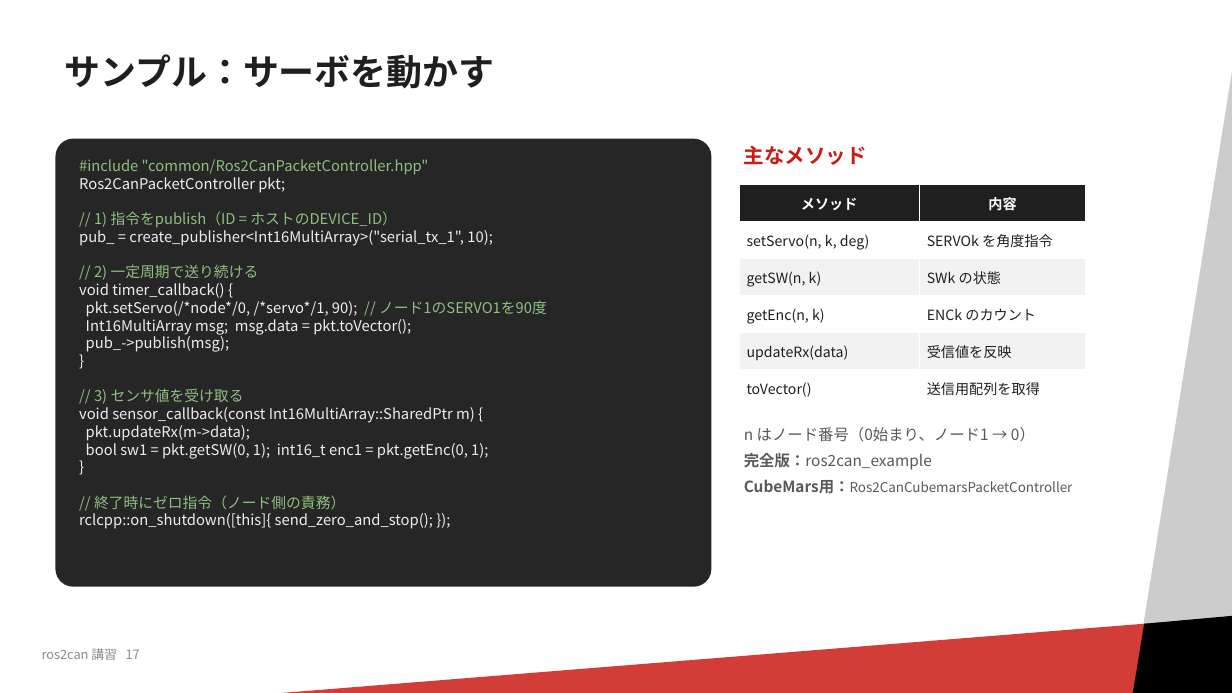
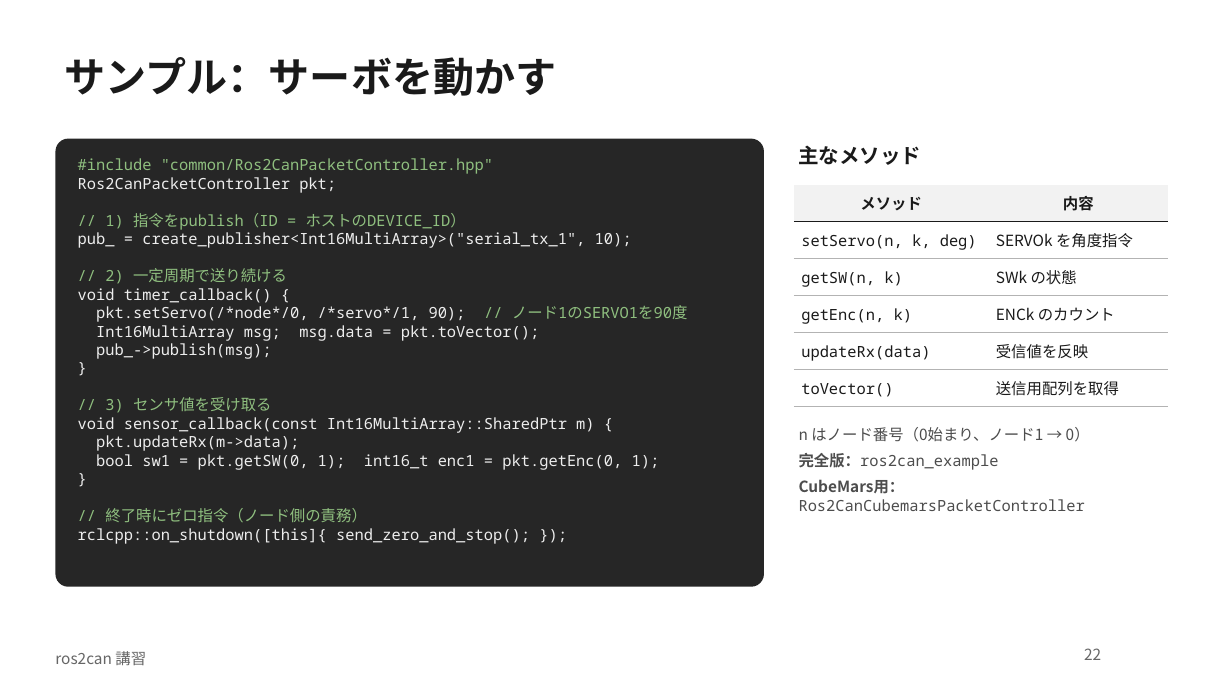
Before and after one commit to RRST-NHK-Project/rrst-ros2-ws-practice, a slide deck: slide 22 of docs/ros2can講習.pptx (slide 17 before the commit). Drawn at 1232x693 pixels with LibreOffice and Linux fonts; fonts in the diff are those of the drawing; background and template pictures are left out. Boxes give left, top, right and bottom in pixels: in the first picture for what was removed or moved away, otherwise in the second. Text is boxed around its words. In the diff, an @@ line names an element or a change of style, - is before the commit and + after.

Commit message:
講習資料

```diff
--- a/docs/ros2can講習.pptx
+++ b/docs/ros2can講習.pptx
@@ rectangle removed at box(1042, 17, 1232, 693) @@
@@ title "サンプル：サーボを動かす" at box(65, 57, 557, 96): size 28 to 32 pt, text colour #1F1F1F to #1A1A1A; line spacing 0.9 to 1 @@
@@ rounded rectangle "#include "common/Ros2CanPacketController.hpp"": place and size @@
-rounded rectangle "#include "common/Ros2CanPacketController.hpp"" at box(55, 139, 712, 587)
+rounded rectangle "#include "common/Ros2CanPacketController.hpp"" at box(55, 139, 764, 587)
@@ rounded rectangle "#include "common/Ros2CanPacketController.hpp"" at box(55, 139, 764, 587): size 11.5 to 12 pt, font Noto Sans CJK JP to Noto Sans Mono; proportions changed @@
@@ text "主なメソッド": place and size @@
-text "主なメソッド" at box(744, 145, 867, 165)
+text "主なメソッド" at box(799, 145, 922, 165)
@@ text "主なメソッド" at box(799, 145, 922, 165): text colour #CB1C14 to #1A1A1A @@
@@ table at box(794, 185, 1168, 407) @@
@@ fill #1F1F1F to #F2F2F2 in row 1 @@
@@ fill #FFFFFF to none in 6 cells @@
@@ fill #F2F2F2 to none in 4 cells @@
@@ size 11 to 12 pt, text colour #1F1F1F to #1A1A1A @@
@@ text colour #FFFFFF to #1A1A1A in "メソッド", "内容" @@
@@ font Noto Sans CJK JP to Noto Sans Mono in "setServo(n, k, deg)", "getSW(n, k)", "getEnc(n, k)", "updateRx(data)" and 1 more places @@
@@ borders changed @@
@@ table: place and size @@
-table at box(739, 185, 1086, 407)
+table at box(794, 185, 1168, 407)
@@ text "n はノード番号（0始まり、ノード1 → 0）": place and size @@
-text "n はノード番号（0始まり、ノード1 → 0）" at box(744, 427, 1073, 494)
+text "n はノード番号（0始まり、ノード1 → 0）" at box(799, 427, 1090, 511)
@@ text "n はノード番号（0始まり、ノード1 → 0）" at box(799, 427, 1090, 511): text colour #595959 to #4D4D4D; font Noto Sans CJK JP to Noto Sans Mono in "完全版：ros2can_example", "CubeMars用：Ros2CanCubemarsPacketController"; size 10.5 to 12 pt in "CubeMars用：Ros2CanCubemarsPacketController" @@
@@ rectangle removed at box(52, 610, 1232, 693) @@
@@ parallelogram removed at box(1117, 610, 1232, 693) @@
@@ text removed at box(42, 648, 140, 660) @@
-ros2can 講習 17
@@ text added at box(55, 651, 146, 665), 12 pt, text #666666 @@
+ros2can 講習
@@ page number added at box(1084, 648, 1101, 660), 12 pt, text #666666 @@
+22
```
Also in this commit, not shown: 22 other slides changed, 12 slides added, 2 other files.
